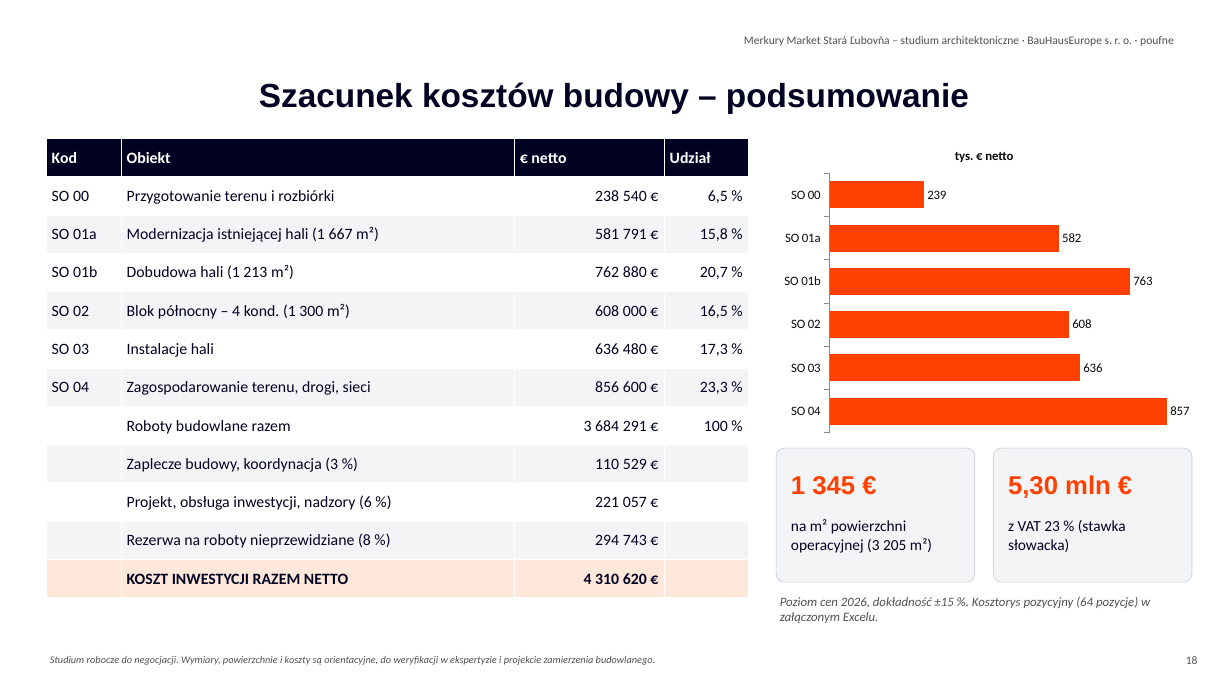
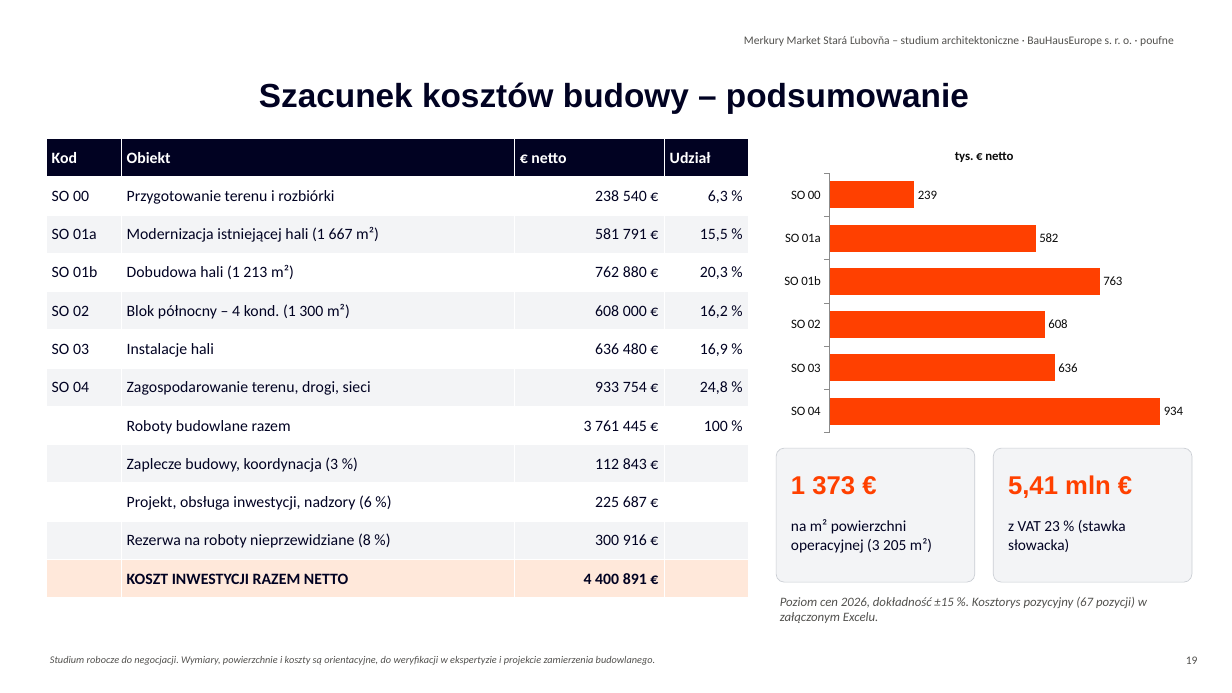
Before and after one commit to Lubo585/Lubo585, a slide deck: slide 19 of business-plan/studia-merkury-market/variant-B-sanacia/Merkury_Market_Stara_Lubovna_wariant_B_modernizacja_dobudowa_PL.pptx (slide 18 before the commit). Drawn at 1232x693 pixels with LibreOffice and Linux fonts; fonts in the diff are those of the drawing; background and template pictures are left out. Boxes give left, top, right and bottom in pixels: in the first picture for what was removed or moved away, otherwise in the second. Text is boxed around its words. In the diff, an @@ line names an element or a change of style, - is before the commit and + after.

```diff
--- a/business-plan/studia-merkury-market/variant-B-sanacia/Merkury_Market_Stara_Lubovna_wariant_B_modernizacja_dobudowa_PL.pptx
+++ b/business-plan/studia-merkury-market/variant-B-sanacia/Merkury_Market_Stara_Lubovna_wariant_B_modernizacja_dobudowa_PL.pptx
@@ table at (x1=46, y1=139, x2=749, y2=598) @@
-row 2, column 4: 6,5 %
+row 2, column 4: 6,3 %
-row 3, column 4: 15,8 %
+row 3, column 4: 15,5 %
-row 4, column 4: 20,7 %
+row 4, column 4: 20,3 %
-row 5, column 4: 16,5 %
+row 5, column 4: 16,2 %
-row 6, column 4: 17,3 %
+row 6, column 4: 16,9 %
-row 7, column 3: 856 600 €
+row 7, column 3: 933 754 €
-row 7, column 4: 23,3 %
+row 7, column 4: 24,8 %
-row 8, column 3: 3 684 291 €
+row 8, column 3: 3 761 445 €
-row 9, column 3: 110 529 €
+row 9, column 3: 112 843 €
-row 10, column 3: 221 057 €
+row 10, column 3: 225 687 €
-row 11, column 3: 294 743 €
+row 11, column 3: 300 916 €
-row 12, column 3: 4 310 620 €
+row 12, column 3: 4 400 891 €
@@ bar chart at (x1=776, y1=134, x2=1192, y2=439) @@
@@ Series 1, SO 04: 857 to 934 @@
@@ text at (x1=791, y1=476, x2=855, y2=495): text changed @@
-1 345 €
+1 373 €
@@ text at (x1=1008, y1=475, x2=1111, y2=498): text changed @@
-5,30 mln €
+5,41 mln €
@@ text at (x1=780, y1=597, x2=1147, y2=623): text changed @@
-Poziom cen 2026, dokładność ±15 %. Kosztorys pozycyjny (64 pozycje) w załączonym Excelu.
+Poziom cen 2026, dokładność ±15 %. Kosztorys pozycyjny (67 pozycji) w załączonym Excelu.
@@ text at (x1=1186, y1=656, x2=1198, y2=664): text changed @@
-18
+19
```
Also in this commit, not shown: 19 other slides changed, 1 slide added, 26 other files.
